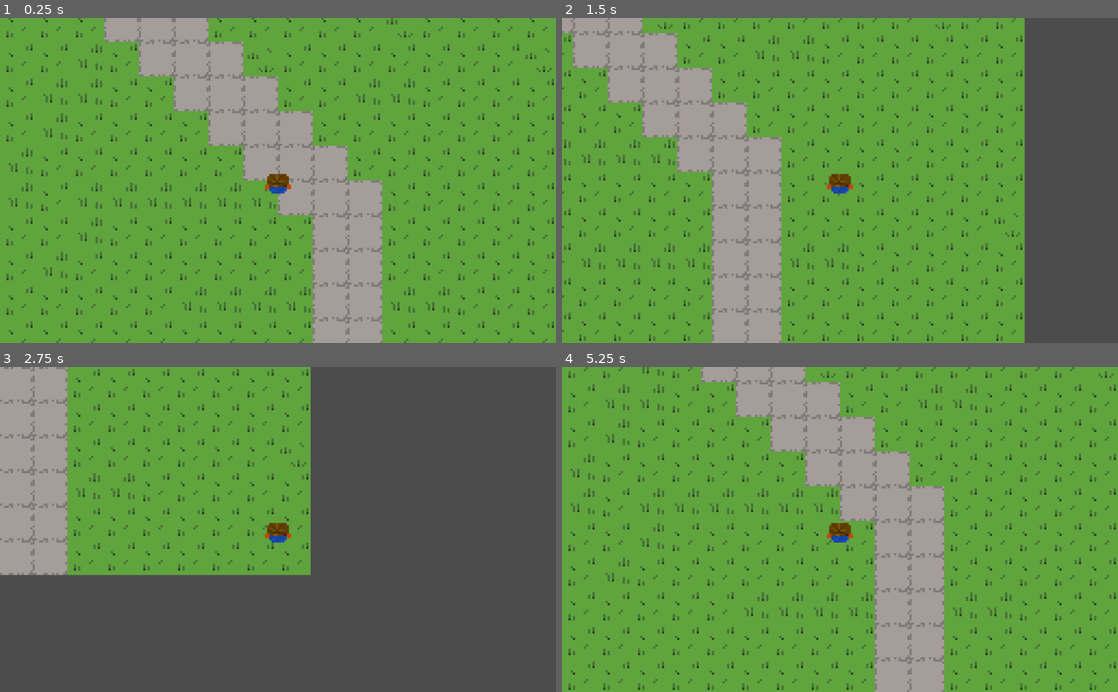
Above: before the commit, frames 1-4 (two rows, left to right).
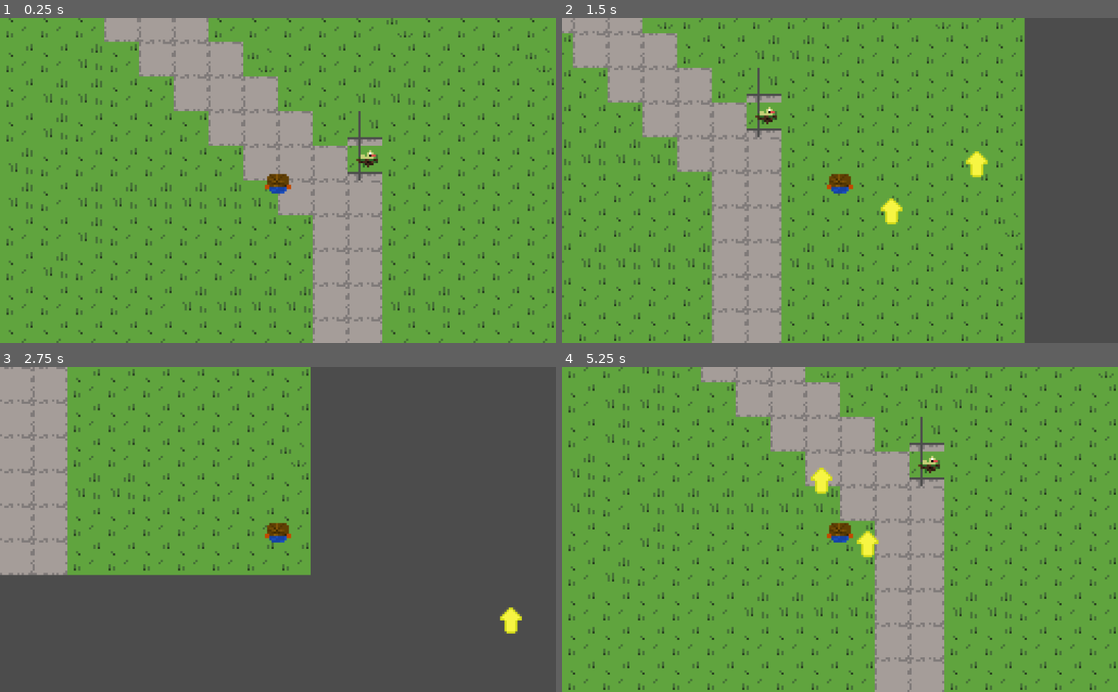
Above: after the commit, the same moments.

Repository: GenElectrovise/HillsSim22_Godot
Game: Godot game, scene res://levels/outside/outside_scene.tscn
Same seed, same stepped clock (60 frames per second), same inputs: the game is played once before the commit and once after it.
Inputs (mouse positions are in pixels of both pictures, inside the frame that each line leads up to):
- Up to frame 1 (0.25 s): no input
- Up to frame 2 (1.5 s): tap Enter at 0.5 s; move the mouse to (962, 164) at 0.52 s; hold D (player_east) 0.53-1.28 s; tap E (player_interact) at 0.6, 1.35 s; move the mouse to (728, 196) at 1.27 s; hold S (player_south) from 1.28 s (still down)
- Up to frame 3 (2.75 s): move the mouse to (333, 458) at 2.02 s; release S (player_south) at 2.03 s; hold D (player_east) from 2.03 s (still down); tap E (player_interact) at 2.1 s
- Up to frame 4 (5.25 s): move the mouse to (812, 594) at 2.77 s; release D (player_east) at 2.78 s; hold W (player_north) 2.78-3.53 s; tap E (player_interact) every 0.75 s from 2.85 to 5.1 s; move the mouse to (1006, 578) at 3.52 s; hold A (player_west) 3.53-5.03 s; move the mouse to (673, 480) at 4.27 s; move the mouse to (867, 529) at 5.02 s; hold S (player_south) from 5.03 s (still down)

The runs differ from the first frame. In frame 1, 0.6% of the frame differs, in the area x 62-69%, y 28-50%; in frame 2, 1.0%, in the area x 33-77%, y 15-64%; in frame 3, 0.2%; in frame 4, 1.0%.

Commit message:
strange things...

Diff:
--- a/entities/player/player.gd
+++ b/entities/player/player.gd
@@ -1,6 +1,9 @@
 extends KinematicBody2D
 
 var velocity : Vector2 = Vector2()
+const reach = 10
+
+const POINTER_ARROW = preload("res://entities/pointer_arrow/pointer_arrow.tscn")
 
 func handle_input():
 	velocity = Vector2.ZERO
@@ -12,7 +15,10 @@
 	if(Input.is_action_pressed("player_south")):
 		velocity.y += 1
 	if(Input.is_action_pressed("player_west")):
-		velocity.x -= 1
+		velocity.x -= 1#
+	if(Input.is_action_just_pressed("player_interact")):
+		print("Trying to interact")
+		attempt_interact()
 
 	velocity = velocity.normalized()
 	velocity = move_and_slide(velocity * 100)
@@ -24,3 +30,9 @@
 func _physics_process(delta):
 	handle_input()
 	# look_at_mouse()
+
+func attempt_interact():
+	var point = get_global_mouse_position()
+	var arrow = POINTER_ARROW.instance()
+	arrow.initialize(point)
+	add_child(arrow)
--- a/entities/player/player.tscn
+++ b/entities/player/player.tscn
@@ -2,7 +2,7 @@
 
 [ext_resource path="res://entities/player/player.png" type="Texture" id=1]
 [ext_resource path="res://entities/player/player.gd" type="Script" id=2]
-[ext_resource path="res://entities/player/pointer_arrow.png" type="Texture" id=3]
+[ext_resource path="res://entities/pointer_arrow/pointer_arrow.png" type="Texture" id=3]
 
 [sub_resource type="RectangleShape2D" id=1]
 extents = Vector2( 5, 4.5 )
--- /dev/null
+++ b/entities/pointer_arrow/pointer_arrow.gd
@@ -0,0 +1,16 @@
+extends KinematicBody2D
+
+var speed = 25
+var lifetime = 0
+const max_duration = 1
+
+func _physics_process(delta):
+	vanish()
+	lifetime += delta
+
+func vanish():
+	if (lifetime > max_duration):
+		queue_free()
+
+func initialize(point):
+	position = point
--- /dev/null
+++ b/entities/pointer_arrow/pointer_arrow.tscn
@@ -0,0 +1,10 @@
+[gd_scene load_steps=3 format=2]
+
+[ext_resource path="res://entities/pointer_arrow/pointer_arrow.gd" type="Script" id=1]
+[ext_resource path="res://entities/pointer_arrow/pointer_arrow.png" type="Texture" id=2]
+
+[node name="KinematicBody2D" type="KinematicBody2D"]
+script = ExtResource( 1 )
+
+[node name="Sprite" type="Sprite" parent="."]
+texture = ExtResource( 2 )
--- /dev/null
+++ b/levels/outside/outside_scene.gd
@@ -0,0 +1,16 @@
+extends Node
+
+
+# Declare member variables here. Examples:
+# var a = 2
+# var b = "text"
+
+
+# Called when the node enters the scene tree for the first time.
+func _ready():
+	pass # Replace with function body.
+
+
+# Called every frame. 'delta' is the elapsed time since the previous frame.
+#func _process(delta):
+#	pass
--- a/levels/outside/outside_scene.tscn
+++ b/levels/outside/outside_scene.tscn
@@ -1,7 +1,9 @@
-[gd_scene load_steps=4 format=2]
+[gd_scene load_steps=6 format=2]
 
 [ext_resource path="res://levels/outside/outside_tiles.png" type="Texture" id=1]
 [ext_resource path="res://entities/player/player.tscn" type="PackedScene" id=2]
+[ext_resource path="res://quests/watch_birds/watch_birds.tscn" type="PackedScene" id=3]
+[ext_resource path="res://levels/outside/outside_scene.gd" type="Script" id=4]
 
 [sub_resource type="TileSet" id=1]
 0/name = "outside_tiles.png 0"
@@ -426,15 +428,19 @@
 29/z_index = 0
 
 [node name="Node2D" type="Node2D"]
+script = ExtResource( 4 )
 
 [node name="TileMap" type="TileMap" parent="."]
 tile_set = SubResource( 1 )
 cell_size = Vector2( 16, 16 )
 format = 1
-tile_data = PoolIntArray( -327690, 16, 0, -327689, 16, 0, -3 …(1397 unchanged characters)… 131072, 21, 0, -131071, 16, 0, -131070, 16, 0, -131069, 16, 0, -131068, 16, 0, -131067, 16, 0, -131066, 16, 0, -131065, 16, 0, -131064, 16, 0, -131063, 16, 0, -10, 16, 0, -9, 16, 0, -8, 17, 0, -7, 16, 0, -6, 16, 0, -5, 16, 0, -4, 16, 0, -3, 16, 0, -2, 16, 0, -1, 21, 0, -65536, 21, 0, -65535, 21, 0, -65534, 16, 0, -65533, 16, 0, -65532, 16, 0, -6553 …(1800 unchanged characters)…
-
-[node name="KinematicBody2D" parent="." instance=ExtResource( 2 )]
-
-[node name="Camera2D" type="Camera2D" parent="KinematicBody2D"]
+tile_data = PoolIntArray( -327690, 16, 0, -327689, 16, 0, -3 …(1397 unchanged characters)… 131072, 21, 0, -131071, 16, 0, -131070, 0, 0, -131069, 16, 0, -131068, 16, 0, -131067, 16, 0, -131066, 16, 0, -131065, 16, 0, -131064, 16, 0, -131063, 16, 0, -10, 16, 0, -9, 16, 0, -8, 17, 0, -7, 16, 0, -6, 16, 0, -5, 16, 0, -4, 16, 0, -3, 16, 0, -2, 16, 0, -1, 21, 0, -65536, 21, 0, -65535, 21, 0, -65534, 0, 0, -65533, 16, 0, -65532, 16, 0, -6553 …(1800 unchanged characters)…
+
+[node name="KinematicBody2D" parent="TileMap" instance=ExtResource( 3 )]
+position = Vector2( 41, -10 )
+
+[node name="Player" parent="." instance=ExtResource( 2 )]
+
+[node name="Camera2D" type="Camera2D" parent="Player"]
 current = true
 zoom = Vector2( 0.25, 0.25 )
--- /dev/null
+++ b/quests/watch_birds/watch_birds.gd
@@ -0,0 +1,5 @@
+extends Node
+
+func _on_Area2D_area_entered(area):
+	print("Area entered")
+	pass # Replace with function body.
--- /dev/null
+++ b/quests/watch_birds/watch_birds.tscn
@@ -0,0 +1,19 @@
+[gd_scene load_steps=4 format=2]
+
+[ext_resource path="res://quests/watch_birds/bird_nest.png" type="Texture" id=1]
+[ext_resource path="res://quests/watch_birds/watch_birds.gd" type="Script" id=2]
+
+[sub_resource type="RectangleShape2D" id=1]
+
+[node name="Node2D" type="Node2D"]
+script = ExtResource( 2 )
+
+[node name="Sprite" type="Sprite" parent="."]
+texture = ExtResource( 1 )
+
+[node name="Area2D" type="Area2D" parent="."]
+
+[node name="CollisionShape2D" type="CollisionShape2D" parent="Area2D"]
+shape = SubResource( 1 )
+
+[connection signal="area_entered" from="Area2D" to="." method="_on_Area2D_area_entered"]
Renamed: entities/player/pointer_arrow.png -> entities/pointer_arrow/pointer_arrow.png
Not shown, changed: entities/pointer_arrow/pointer_arrow.png.import
Renamed: oldassets/bird_nest.png -> quests/watch_birds/bird_nest.png
Not shown, changed: quests/watch_birds/bird_nest.png.import
